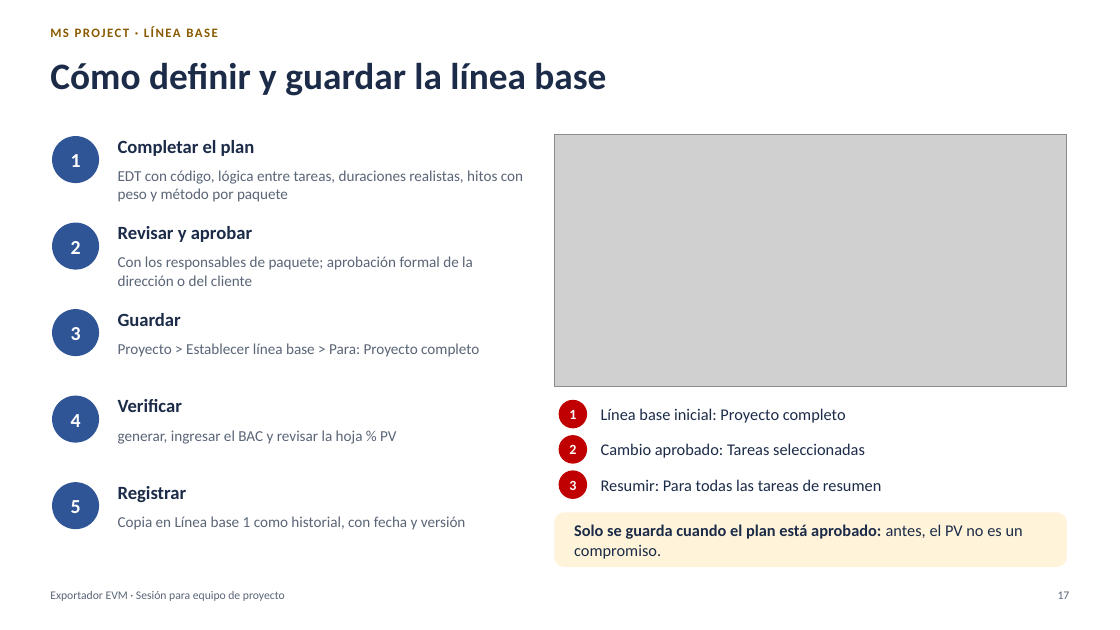
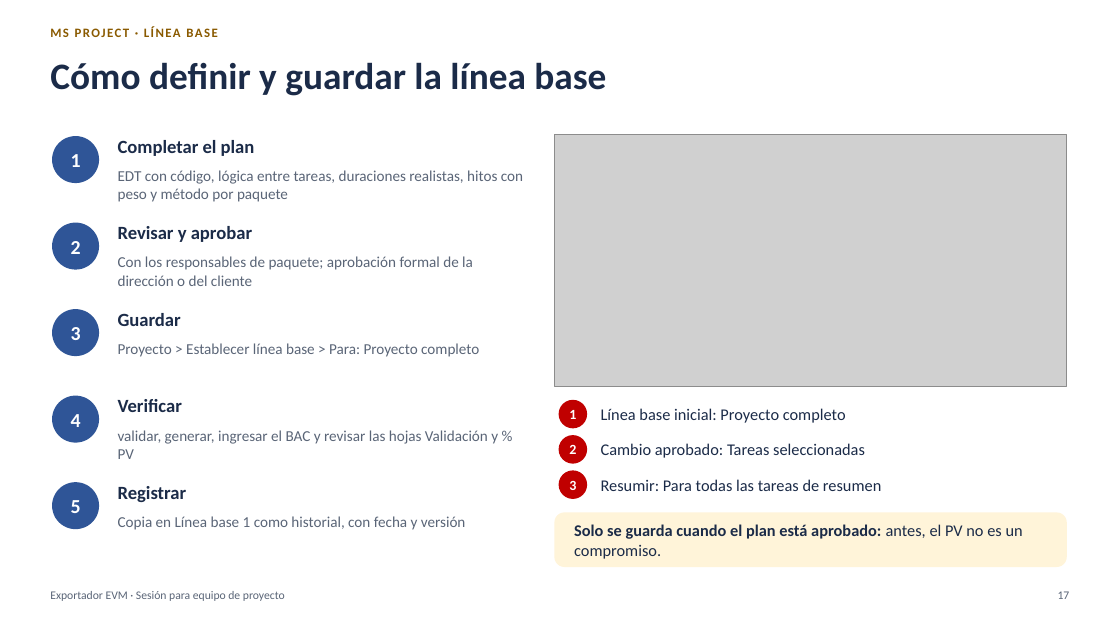
Before and after one commit to MarceloSalazar/evm-automation, a slide deck: slide 17 of docs/presentacion-jefes-de-proyecto.pptx. Drawn at 1120x630 pixels with LibreOffice and Linux fonts; fonts in the diff are those of the drawing; grey boxes stand for pictures. Boxes give left, top, right and bottom in pixels: in the first picture for what was removed or moved away, otherwise in the second. Text is boxed around its words. In the diff, an @@ line names an element or a change of style, - is before the commit and + after.

Commit message:
Revisión de coherencia de la documentación y la presentación
- validar y generar-fichas en el README, el índice, el proceso de reporte,
  el tutorial, varios archivos, multi-empresa, el glosario y la presentación.
- Cierre mensual en el mismo orden en todos los documentos: fecha de estado,
  avance, reprogramación y validar.
- Detalles que no coincidían con el programa: --nivel-max en actualizar,
  valores por defecto de las opciones, códigos de salida de validar, peso de
  las tareas con distribucion = "calendario", feriados con XML, mes 1, filas
  -D, campo Visible después de generar, Cronograma Ganado y análisis de un
  mes anterior.
- Presentación: ejemplo de % Completado con hitos que pesan 100, pestañas
  % PV y % EV, extracto actual de la hoja AC, validar en el proceso; PDF
  regenerado.
- Plantillas de tickets sin --solo ev y con generar-fichas (parte de #18);
  punto de cambio de versión en la plantilla de Pull Request.

```diff
--- a/docs/presentacion-jefes-de-proyecto.pptx
+++ b/docs/presentacion-jefes-de-proyecto.pptx
@@ text at (118,430,498,459): text changed @@
-generar, ingresar el BAC y revisar la hoja % PV
+validar, generar, ingresar el BAC y revisar las hojas Validación y % PV
```
Also in this commit, not shown: 18 other slides changed, 29 other files.
